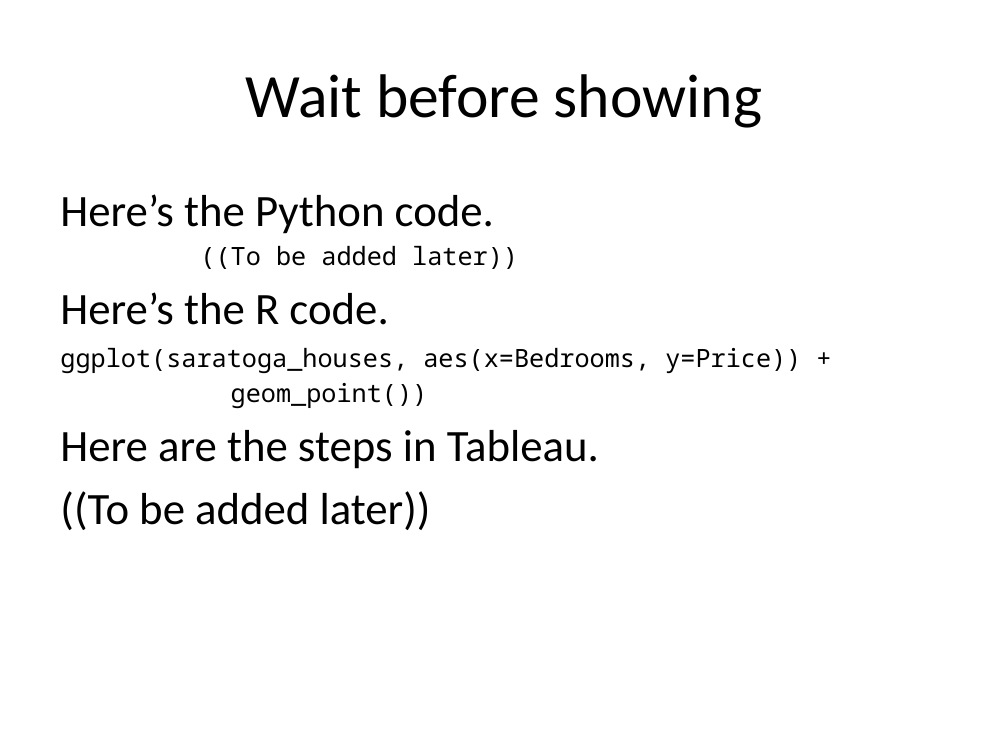
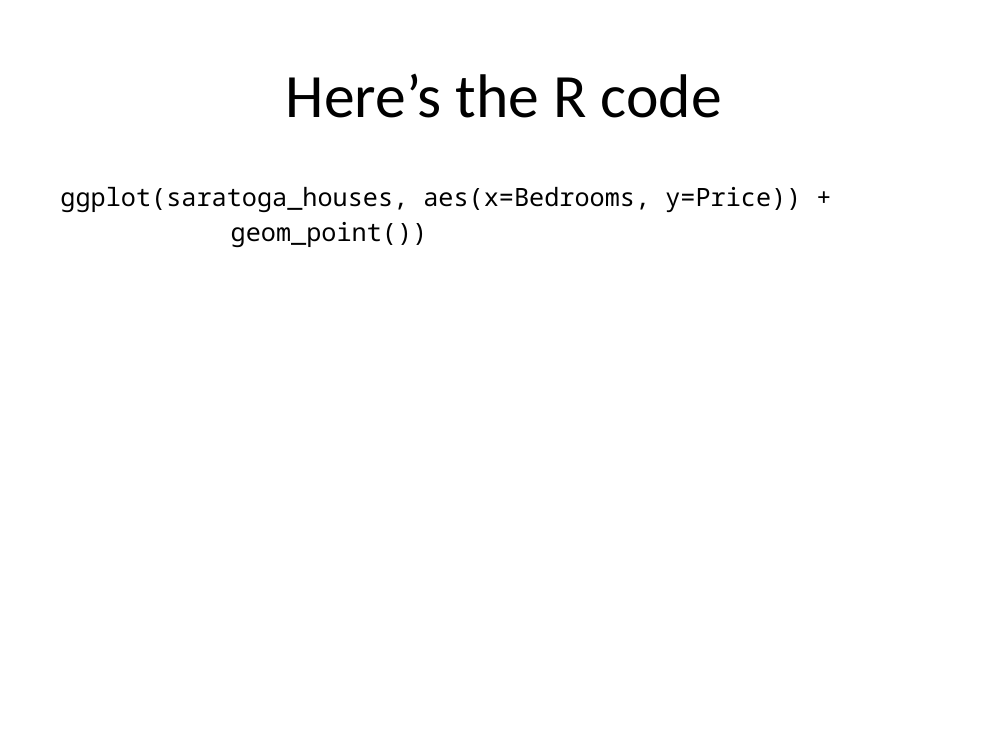
Before and after one commit to pmean/data-visualization, a slide deck: slide 33 of data-viz-01/src/data-visualization-01-points.pptx (slide 25 before the commit). Drawn at 1008x756 pixels with LibreOffice and Linux fonts; fonts in the diff are those of the drawing. Boxes give left, top, right and bottom in pixels: in the first picture for what was removed or moved away, otherwise in the second. Text is boxed around its words. In the diff, an @@ line names an element or a change of style, - is before the commit and + after.

Commit message:
Added Tableau examples to first lecture

```diff
--- a/data-viz-01/src/data-visualization-01-points.pptx
+++ b/data-viz-01/src/data-visualization-01-points.pptx
@@ title at <box>286,74,722,118</box>: text changed @@
-Wait before showing
+Here’s the R code
@@ text at <box>60,194,518,325</box>: paragraphs removed @@
-Here’s the Python code.
-((To be added later))
-Here’s the R code.
@@ text at <box>60,430,599,530</box>: paragraphs removed @@
-Here are the steps in Tableau.
-((To be added later))
```
Also in this commit, not shown: 11 other slides changed, 19 slides added, 8 slides removed, 40 other files.
